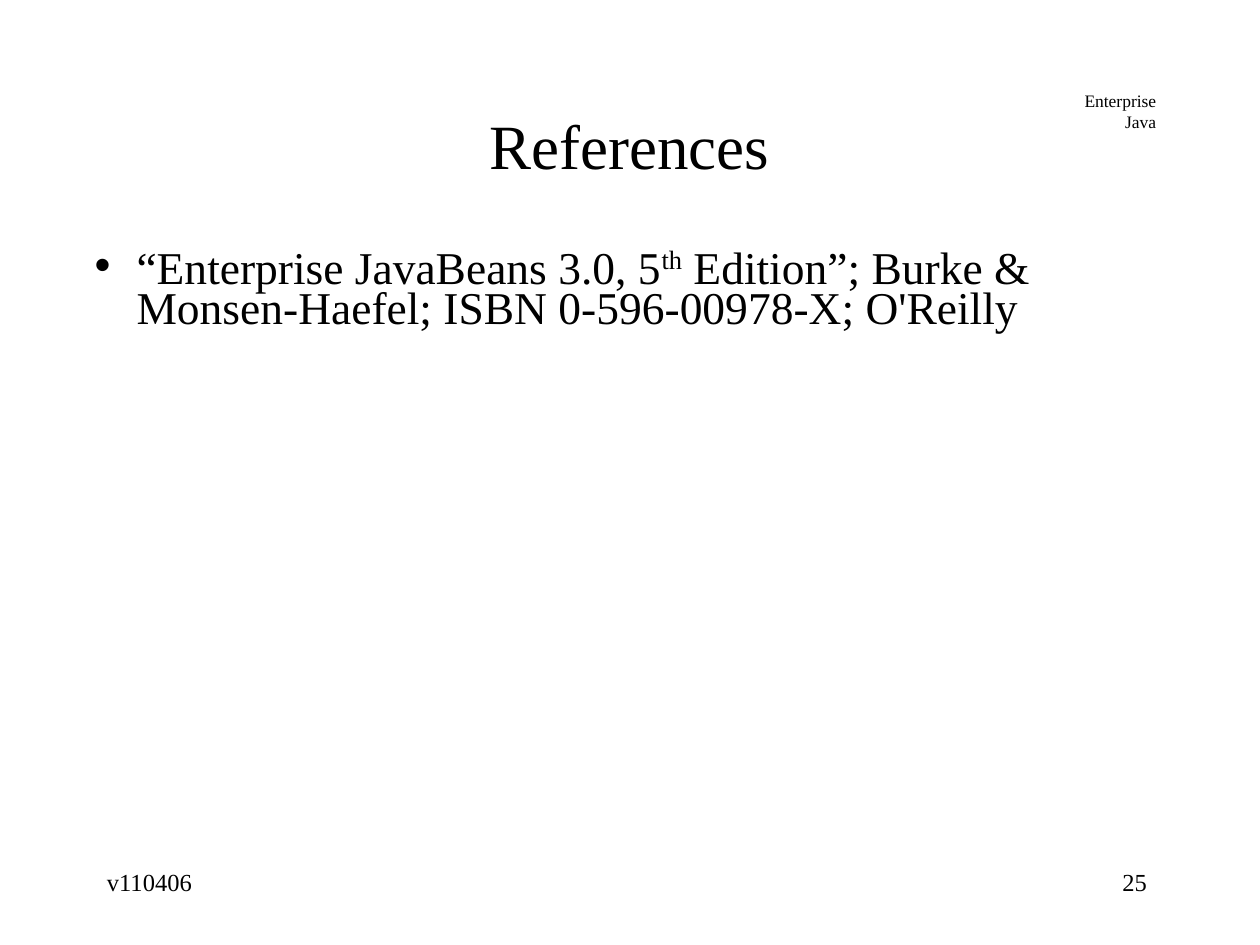
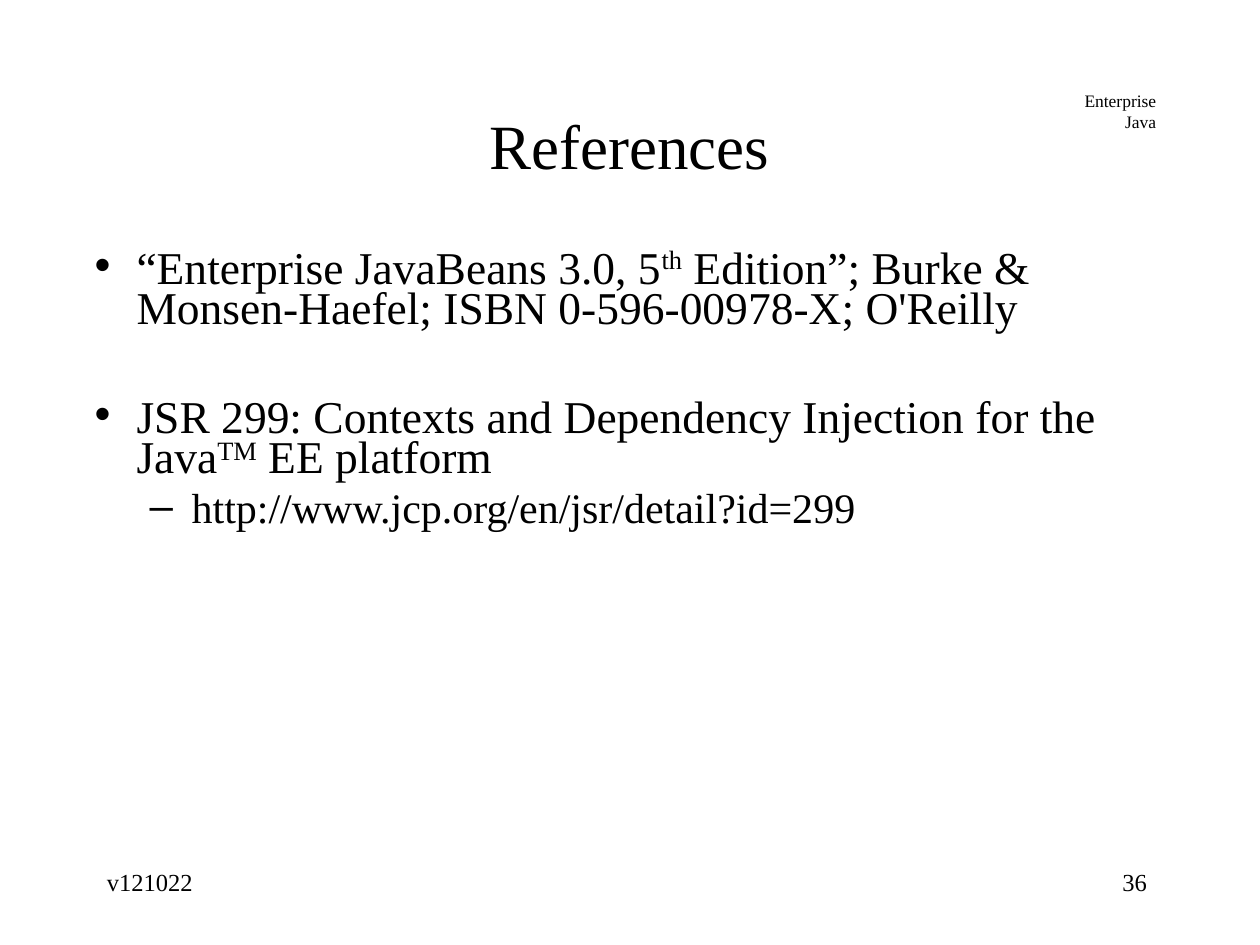
Before and after one commit to jcstaff/ejava-javaee, a slide deck: slide 36 of jndiDemo/src/site/resources/lectures/jndiENC.ppt (slide 25 before the commit). Drawn at 1260x945 pixels with LibreOffice and Linux fonts; fonts in the diff are those of the drawing. Boxes give left, top, right and bottom in pixels: in the first picture for what was removed or moved away, otherwise in the second. Text is boxed around its words. In the diff, an @@ line names an element or a change of style, - is before the commit and + after.

```diff
--- a/jndiDemo/src/site/resources/lectures/jndiENC.ppt
+++ b/jndiDemo/src/site/resources/lectures/jndiENC.ppt
@@ text at box(137, 401, 1096, 532): paragraphs added @@
+• JSR 299: Contexts and Dependency Injection for the JavaTM EE platform
+  – http://www.jcp.org/en/jsr/detail?id=299
@@ text at box(107, 874, 193, 892): text changed @@
-v110406
+v121022
@@ page number at box(1122, 874, 1147, 892): text changed @@
-25
+36
```
Also in this commit, not shown: 23 other slides changed, 12 slides added, 1 slide removed.
